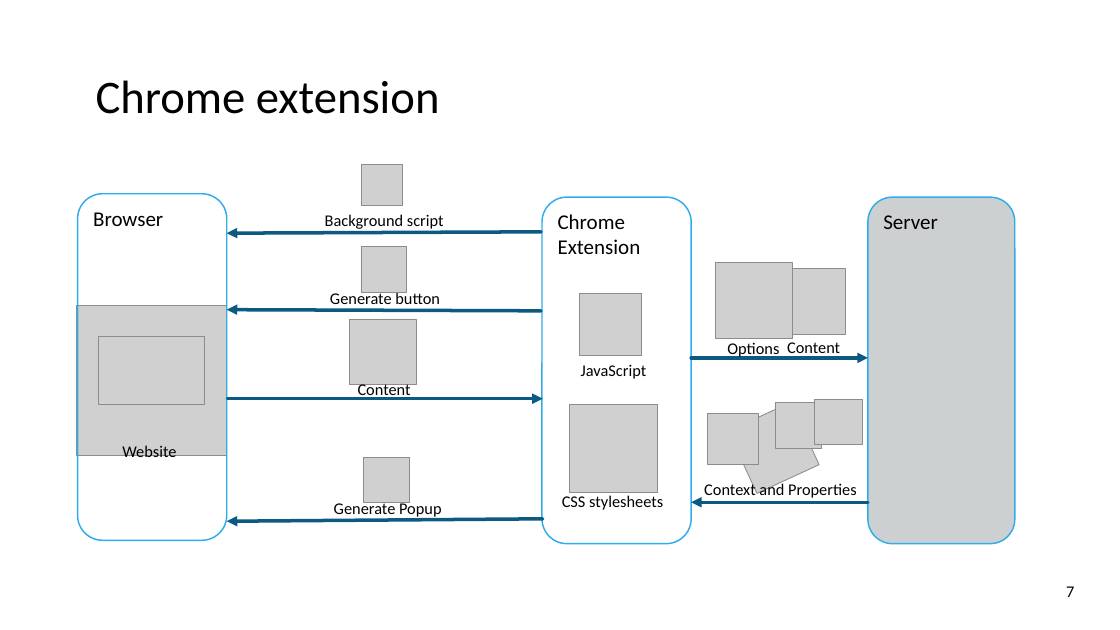
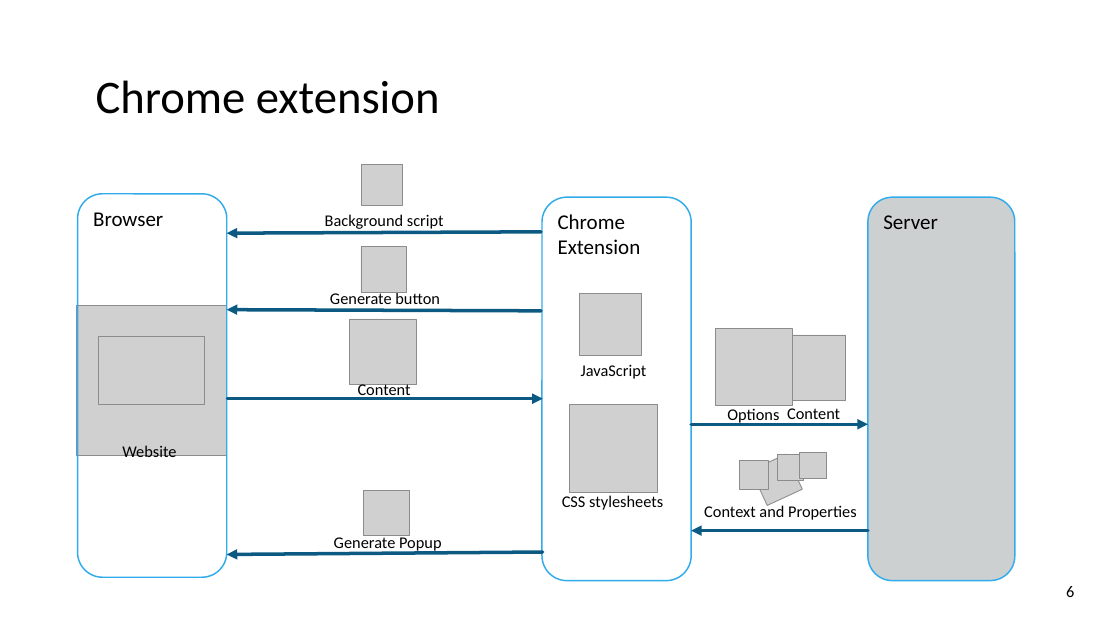
Before and after one commit to ofrendo/SemanticWebTechnologies, a slide deck: slide 6 of ProjectPresentation/EntityAnnotation.pptx (slide 7 before the commit). Drawn at 1120x630 pixels with LibreOffice and Linux fonts; fonts in the diff are those of the drawing; grey boxes stand for pictures; background and template pictures are left out. Boxes give left, top, right and bottom in pixels: in the first picture for what was removed or moved away, otherwise in the second. Text is boxed around its words. In the diff, an @@ line names an element or a change of style, - is before the commit and + after.

```diff
--- a/ProjectPresentation/EntityAnnotation.pptx
+++ b/ProjectPresentation/EntityAnnotation.pptx
@@ rounded rectangle "Browser": place and size @@
-rounded rectangle "Browser" at (77, 194, 227, 541)
+rounded rectangle "Browser" at (77, 194, 227, 577)
@@ rounded rectangle "Chrome Extension": place and size @@
-rounded rectangle "Chrome Extension" at (542, 197, 691, 544)
+rounded rectangle "Chrome Extension" at (542, 197, 691, 581)
@@ rounded rectangle "Server": place and size @@
-rounded rectangle "Server" at (868, 197, 1015, 544)
+rounded rectangle "Server" at (868, 197, 1015, 581)
@@ picture removed at (716, 262, 792, 339) @@
@@ picture added at (716, 329, 792, 405) @@
@@ picture removed at (708, 414, 760, 465) @@
@@ picture removed at (776, 402, 822, 449) @@
@@ picture removed at (814, 400, 863, 445) @@
@@ 2 texts, 1 picture, 1 arrow: place and size @@
-2 texts, 1 picture, 1 arrow at (691, 269, 868, 359)
+2 texts, 1 picture, 1 arrow at (691, 335, 868, 425)
@@ picture added at (739, 460, 768, 489) @@
@@ picture: place and size @@
-picture at (728, 402, 820, 494)
+picture at (752, 454, 803, 505)
@@ picture added at (778, 455, 804, 481) @@
@@ picture added at (800, 453, 828, 478) @@
@@ text "Context and Properties": place and size @@
-text "Context and Properties" at (704, 482, 857, 500)
+text "Context and Properties" at (704, 504, 857, 520)
@@ arrow moved from (868, 502) - (691, 502) to (868, 531) - (691, 531) @@
@@ 1 picture, 1 text, 1 arrow: place and size @@
-1 picture, 1 text, 1 arrow at (227, 457, 543, 522)
+1 picture, 1 text, 1 arrow at (227, 491, 543, 555)
@@ page number at (1066, 586, 1074, 597): text changed @@
-7
+6
```
Also in this commit, not shown: 1 other slide changed, 1 slide removed.
